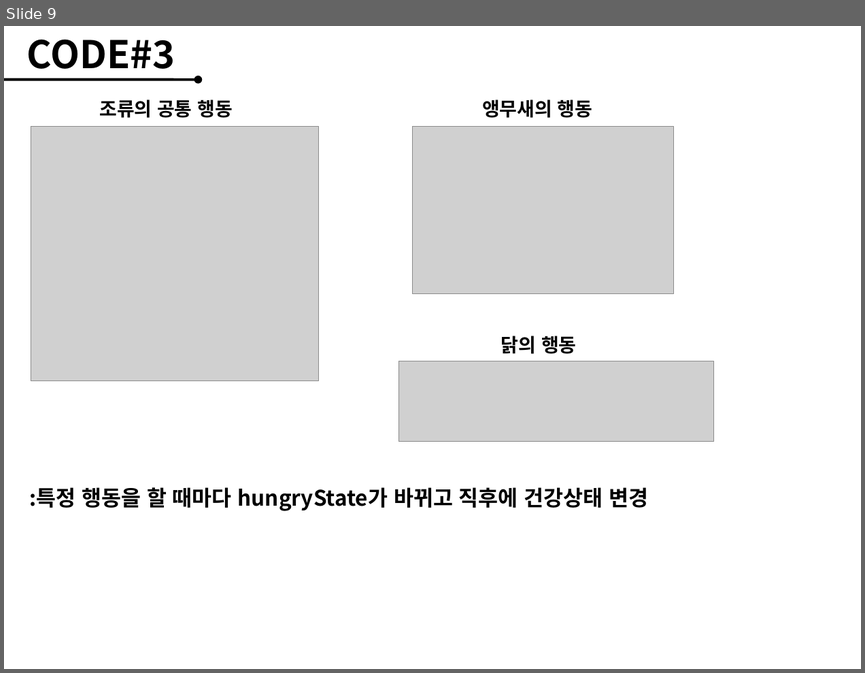
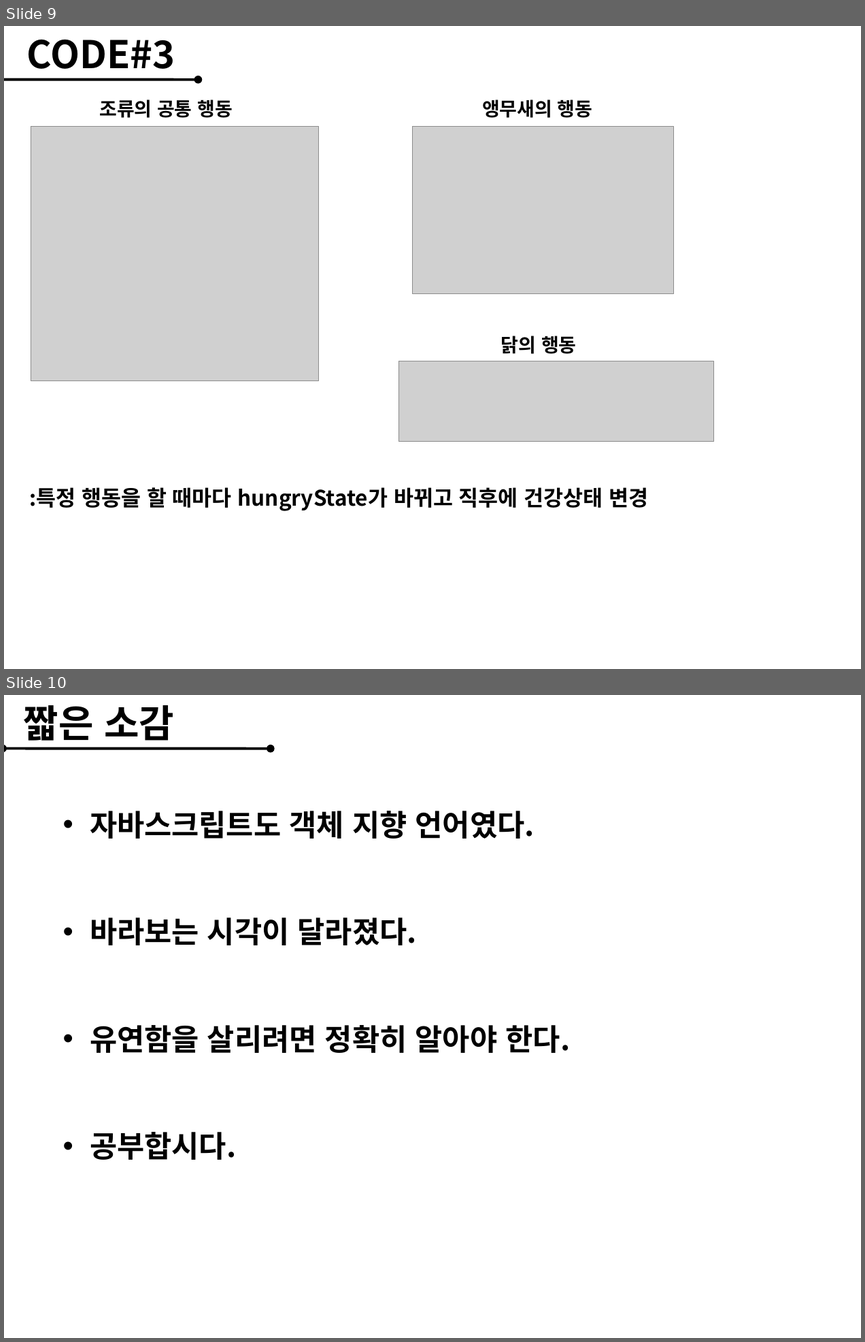
Before and after one commit to wjddlrladnjs/Pet, a slide deck: Pet/WebContent/share/동물농장.pptx. Shown one above the other, each under a label of ours: slide 9 before the commit, slides 9 and 10 after it. The pictures are 865x673 and 865x1342 pixels, drawn with LibreOffice and Linux fonts; fonts in the diff are those of the drawing; grey boxes stand for pictures; background and template pictures are left out. Boxes give left, top, right and bottom in pixels: in the first picture for what was removed or moved away, otherwise in the second. Text is boxed around its words. In the diff, an @@ line names an element or a change of style, - is before the commit and + after.

```diff
--- a/Pet/WebContent/share/동물농장.pptx
+++ b/Pet/WebContent/share/동물농장.pptx
@@ slide 10 added at [4, 695, 861, 1338], background picture (left out) @@
@@ text added at [24, 705, 174, 741], 32 pt, text #000000, bold @@
+짧은 소감
@@ double arrow added from (4, 748) to (271, 748), #000000 2.25 pt @@
@@ text added at [90, 811, 570, 1159], 25 pt, text #000000, bold @@
+• 자바스크립트도 객체 지향 언어였다.
+• 바라보는 시각이 달라졌다.
+• 유연함을 살리려면 정확히 알아야 한다.
+• 공부합시다.
```
Also in this commit, not shown: 5 slides changed, 5 other slides added, 4 slides removed, 5 other files.
